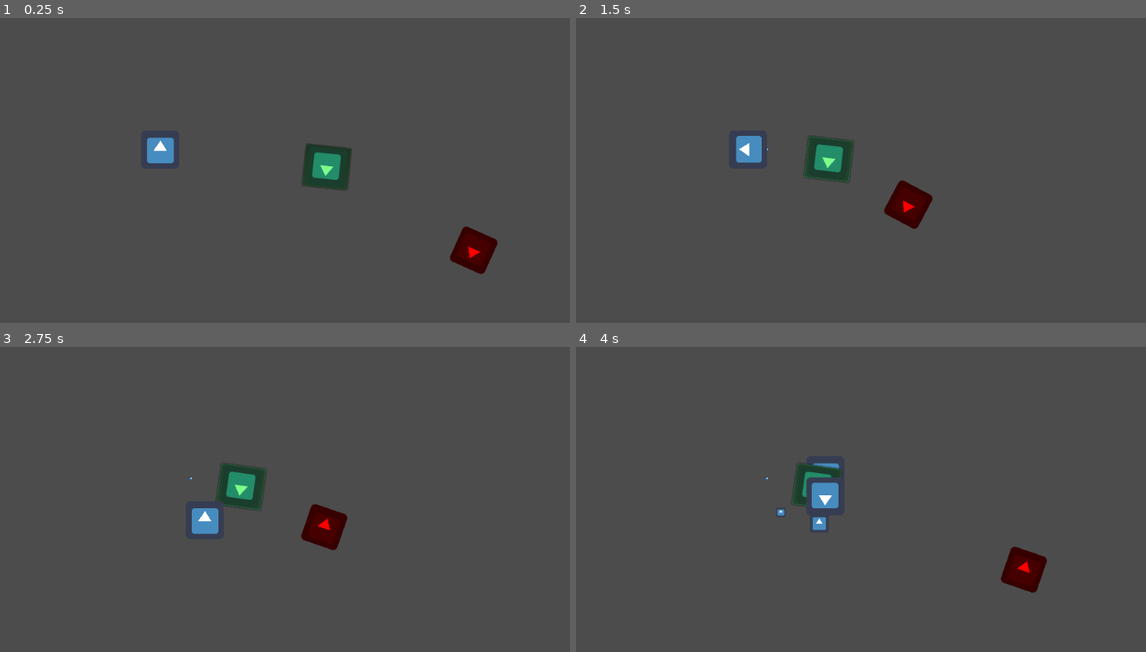
Above: before the commit, frames 1-4 (two rows, left to right).
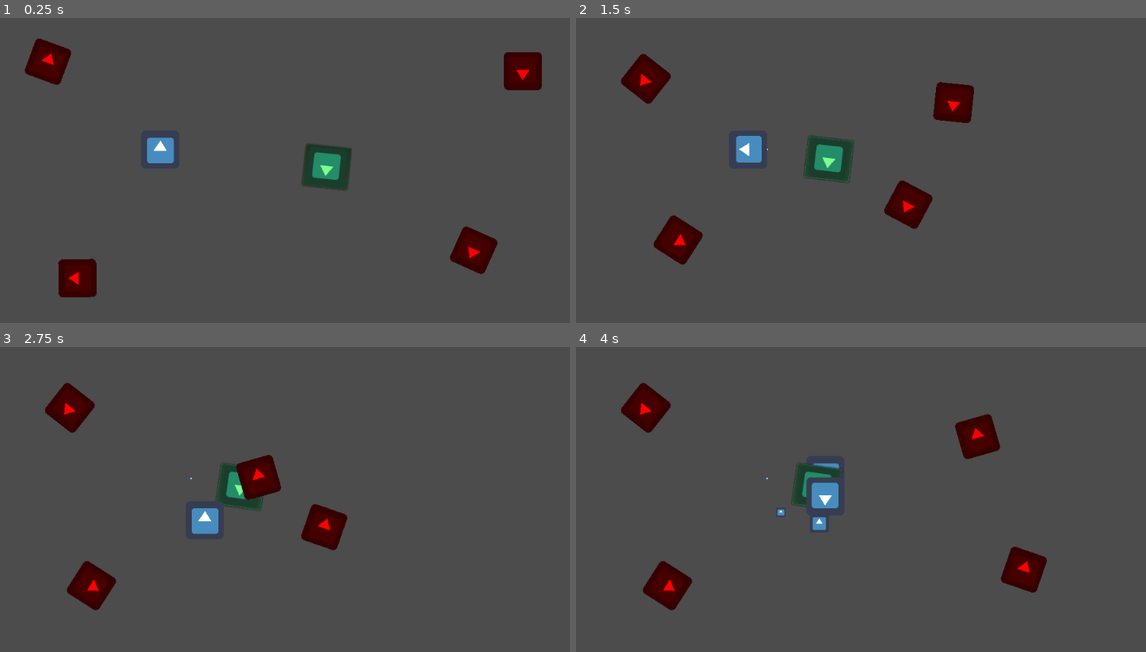
Above: after the commit, the same moments.

Repository: Grandmasterjtg/Kosmic-Kiwi-Repository
Game: Godot game, scene res://Levels/FriendTest_scene.tscn
The game is run twice, just before and just after one commit, with the same random seed, the same clock (stepped at 60 frames per second) and the same inputs. The project has no main scene, so this scene is started directly. The engine's default icon, where the game draws it, is replaced by a stand-in: a white triangle on a blue panel in a dark square.
Inputs (mouse positions are in pixels of both pictures, inside the frame that each line leads up to):
- Up to frame 1 (0.25 s): no input
- Up to frame 2 (1.5 s): click (889, 164) at 0.5 s; hold D (move_right) from 1.28 s (still down); tap 1 (hotbar_1) at 1.35 s
- Up to frame 3 (2.75 s): release D (move_right) at 2.03 s; hold S (move_down) from 2.03 s (still down); tap 2 (hotbar_2) at 2.1 s
- Up to frame 4 (4 s): release S (move_down) at 2.78 s; hold D (move_right) 2.78-3.53 s; tap 3 (hotbar_3) at 2.85 s; hold W (move_up) from 3.53 s (still down); tap 4 (hotbar_4) at 3.6 s

The runs differ from the first frame. In frame 1, 2.5% of the frame differs, in the area x 4-96%, y 6-92%; in frame 2, 2.5%; in frame 3, 2.5%, in the area x 7-50%, y 11-87%; in frame 4, 2.5%.

Commit message:
StinkyFriend script Complete

Diff:
--- a/KosmicKiwi/Levels/FriendTest_scene.tscn
+++ b/KosmicKiwi/Levels/FriendTest_scene.tscn
@@ -15,3 +15,12 @@
 
 [node name="Enemy" parent="." instance=ExtResource( 3 )]
 position = Vector2( 870, 453 )
+
+[node name="Enemy2" parent="." instance=ExtResource( 3 )]
+position = Vector2( 954, 125 )
+
+[node name="Enemy3" parent="." instance=ExtResource( 3 )]
+position = Vector2( 129, 527 )
+
+[node name="Enemy4" parent="." instance=ExtResource( 3 )]
+position = Vector2( 67, 89 )
--- a/KosmicKiwi/Scenes/Enemy.tscn
+++ b/KosmicKiwi/Scenes/Enemy.tscn
@@ -1,15 +1,21 @@
-[gd_scene load_steps=4 format=2]
+[gd_scene load_steps=5 format=2]
 
 [ext_resource path="res://icon.png" type="Texture" id=1]
-[ext_resource path="res://Scripts/Enemy.gd" type="Script" id=2]
+[ext_resource path="res://Scripts/Character Scripts/Enemy.gd" type="Script" id=2]
+
+[sub_resource type="RectangleShape2D" id=2]
+extents = Vector2( 23, 26 )
 
 [sub_resource type="CircleShape2D" id=1]
 radius = 200.0
 
-[node name="Enemy" type="KinematicBody2D"]
+[node name="Enemy" type="KinematicBody2D" groups=["Enemy"]]
 modulate = Color( 1, 0, 0, 1 )
 z_index = 1
 script = ExtResource( 2 )
+
+[node name="CollisionShape2D" type="CollisionShape2D" parent="."]
+shape = SubResource( 2 )
 
 [node name="DetectionArea" type="Area2D" parent="."]
 
--- a/KosmicKiwi/Scenes/Friend.tscn
+++ b/KosmicKiwi/Scenes/Friend.tscn
@@ -1,7 +1,7 @@
 [gd_scene load_steps=4 format=2]
 
 [ext_resource path="res://icon.png" type="Texture" id=1]
-[ext_resource path="res://Scripts/Friend.gd" type="Script" id=2]
+[ext_resource path="res://Scripts/Character Scripts/Friend.gd" type="Script" id=2]
 
 [sub_resource type="CircleShape2D" id=1]
 radius = 200.0
@@ -29,4 +29,6 @@
 "_edit_use_anchors_": false
 }
 
+[connection signal="body_entered" from="DetectionArea" to="." method="_on_DetectionArea_body_entered"]
+[connection signal="body_exited" from="DetectionArea" to="." method="_on_DetectionArea_body_exited"]
 [connection signal="pressed" from="Button" to="." method="_on_Button_pressed"]
--- a/KosmicKiwi/Scripts/Character.gd
+++ b/KosmicKiwi/Scripts/Character Scripts/Character.gd
@@ -18,7 +18,6 @@
 var m_start_pos
 
 func _ready():
-	print("Character _ready() called for " + self.name)
 	# get the player from the scene
 	m_player_node = get_parent().get_node(PLAYER_PATH)
 
@@ -87,7 +86,6 @@
 	move_and_slide(move_speed, Vector2.UP)
 
 	if (home_direction.length_squared() < (m_stop_distance * m_stop_distance)):
-		print("Home reached, setting IDLE...")
 		set_state(CharacterState.IDLE)
 
 func steal_from_player():
@@ -98,10 +96,9 @@
 	move_and_slide(move_speed, Vector2.UP)
 
 	if (player_direction.length_squared() < (m_stop_distance * m_stop_distance)):
-		print("Player reached, setting HOME...")
+		print("Something was stolen!")
 		set_state(CharacterState.HOME)
 
 func _on_Timer_timeout():
 	m_timer.stop()
 	set_state(CharacterState.STEAL)
-	print("Timer timeout, setting STEAL...")
--- a/KosmicKiwi/Scripts/Enemy.gd
+++ b/KosmicKiwi/Scripts/Character Scripts/Enemy.gd
@@ -1,7 +1,5 @@
 extends Character
 
 func _ready():
-	print("Enemy _ready() called for " + self.name)
-
 	#set starting state to FOLLOW
 	.set_state(self.CharacterState.STEAL)
--- /dev/null
+++ b/KosmicKiwi/Scripts/Character Scripts/Friend.gd
@@ -0,0 +1,28 @@
+extends Character
+
+var m_detection_area
+var detected_bodies = []
+
+func _ready():
+	# get m_detection_area
+	m_detection_area = .get_node("DetectionArea")
+	if (m_detection_area == null):
+		printerr("Failed to get m_detection_area: DetectionArea")
+
+	# set starting state to FOLLOW
+	.set_state(self.CharacterState.FOLLOW)
+
+func _on_Button_pressed():
+	if (!detected_bodies.empty()):
+		for enemy in detected_bodies:
+			if (enemy.is_in_group("Enemy")):
+				print(enemy.name + " thinks your friend is stinky!")
+				enemy.set_state(enemy.CharacterState.HOME)
+	else:
+		print("No enemies nearby.")
+
+func _on_DetectionArea_body_entered(body: Node) -> void:
+	detected_bodies.append(body)
+
+func _on_DetectionArea_body_exited(body: Node) -> void:
+	detected_bodies.erase(body)
--- a/KosmicKiwi/Scripts/Friend.gd
+++ /dev/null
@@ -1,13 +0,0 @@
-extends Character
-
-
-var ability = FriendAbility.new()
-
-func _ready():
-	print("Friend _ready() called for " + self.name)
-
-	#set starting state to FOLLOW
-	.set_state(self.CharacterState.FOLLOW)
-
-func _on_Button_pressed():
-	ability.use_ability()
--- a/KosmicKiwi/Scripts/FriendAbility.gd
+++ /dev/null
@@ -1,16 +0,0 @@
-extends Node
-
-class_name FriendAbility
-
-var m_ability_name = "defaultName"
-var m_ability_radius = 1.0
-
-func get_name():
-	return m_ability_name
-
-func set_name(new_name):
-	m_ability_name = new_name
-
-func use_ability():
-	print(m_ability_name + " has no functionality yet.")
-	set_name("UsedAbility")
--- a/KosmicKiwi/project.godot
+++ b/KosmicKiwi/project.godot
@@ -12,16 +12,10 @@
 "base": "KinematicBody2D",
 "class": "Character",
 "language": "GDScript",
-"path": "res://Scripts/Character.gd"
-}, {
-"base": "Node",
-"class": "FriendAbility",
-"language": "GDScript",
-"path": "res://Scripts/FriendAbility.gd"
+"path": "res://Scripts/Character Scripts/Character.gd"
 } ]
 _global_script_class_icons={
-"Character": "",
-"FriendAbility": ""
+"Character": ""
 }
 
 [application]
